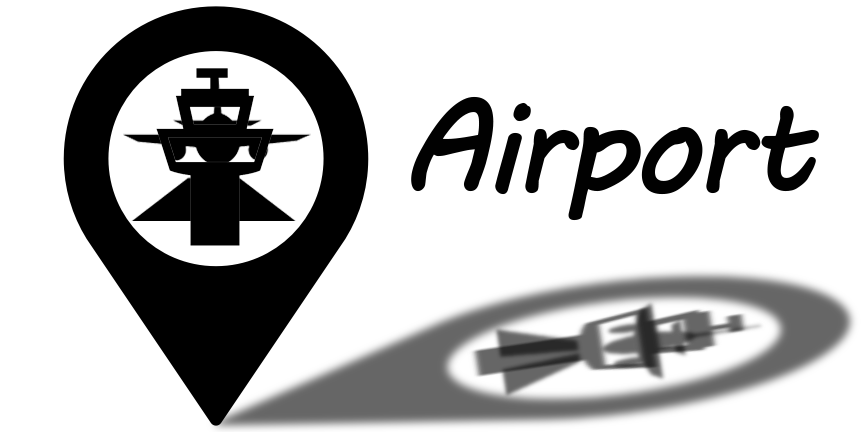
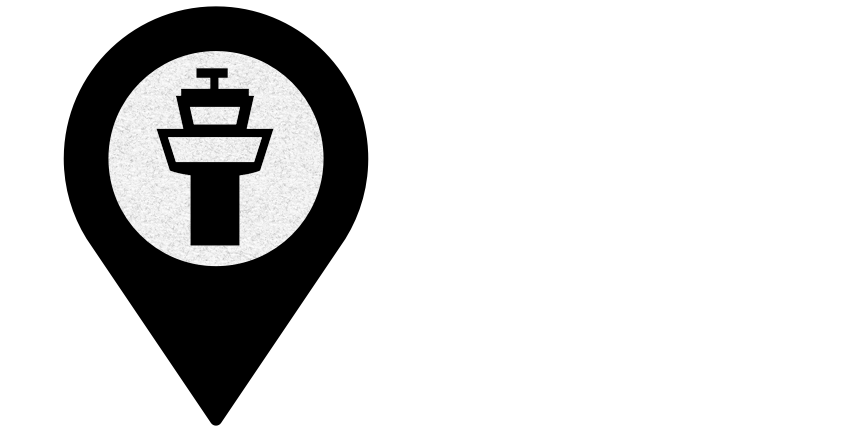
Layers edited between the first and the second w=864, h=432 image:
hid "Capa 15" over (467, 305, 751, 378)
hid "Capa 16" over (491, 298, 766, 400)
hid "Capa 14" over (123, 77, 311, 221)
hid "Airport" over (411, 96, 819, 221)
hid "Capa 3" over (206, 265, 858, 432)
added layer "Elipse 1" over (108, 51, 324, 267)
